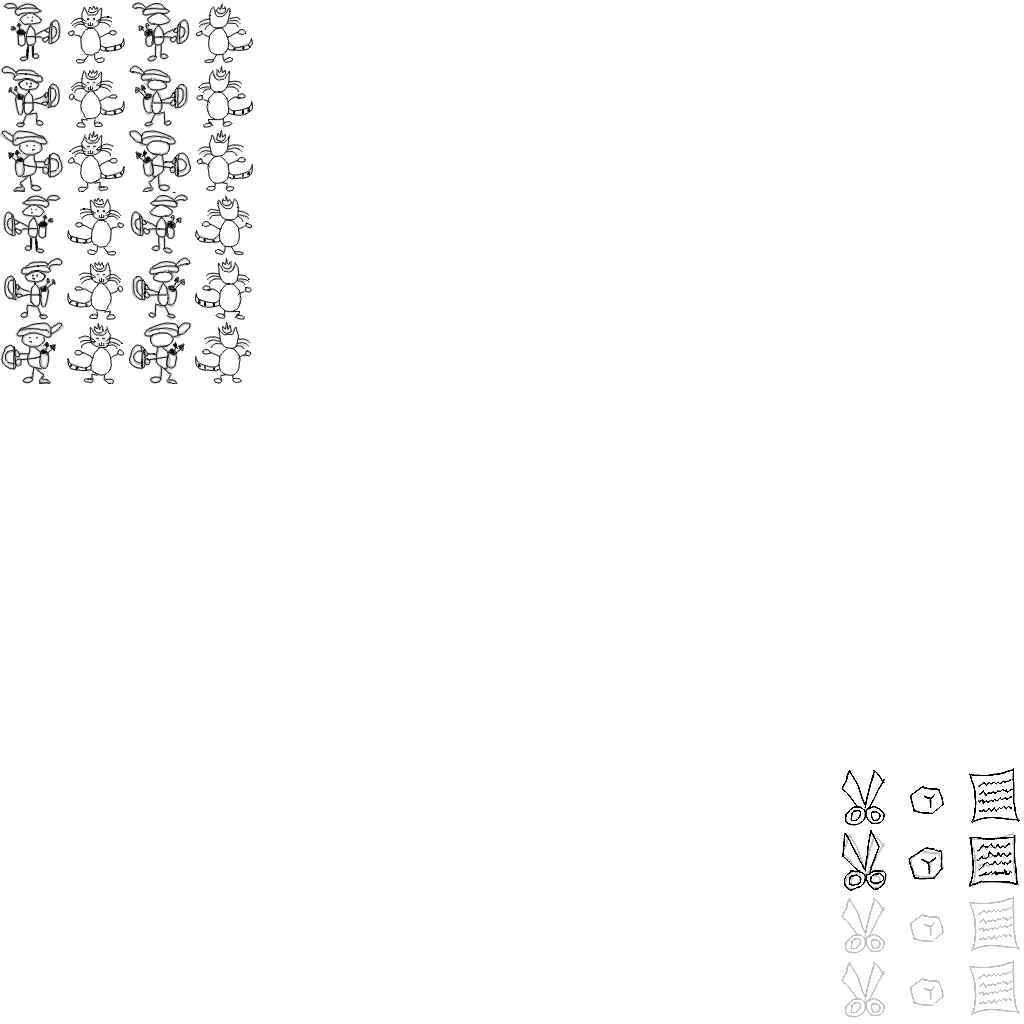
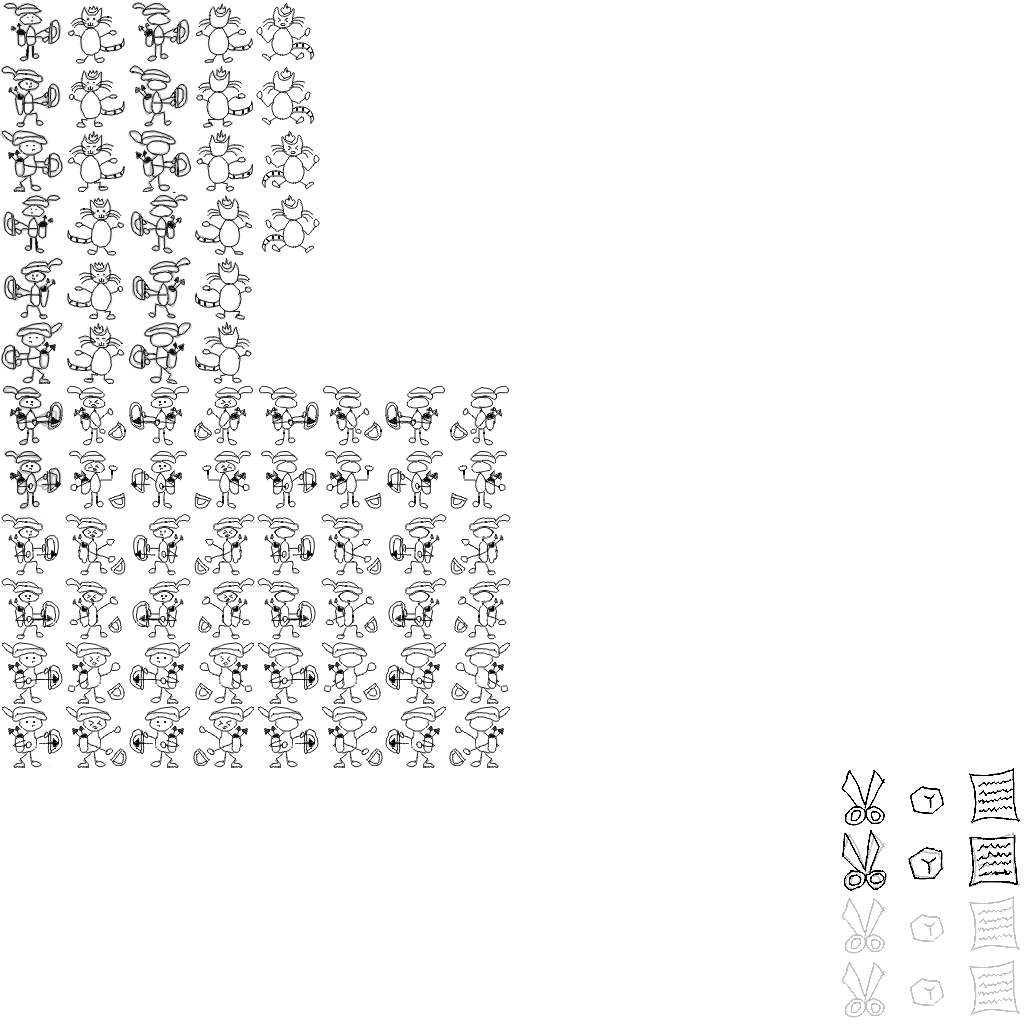
Revision of a layered 1024 × 1024 image; what changed, layer by layer:
painted on "Draw_Layer" over [1, 3, 511, 768]
painted on "Trace_Layer_DrawLocked" over [1, 3, 287, 768]
